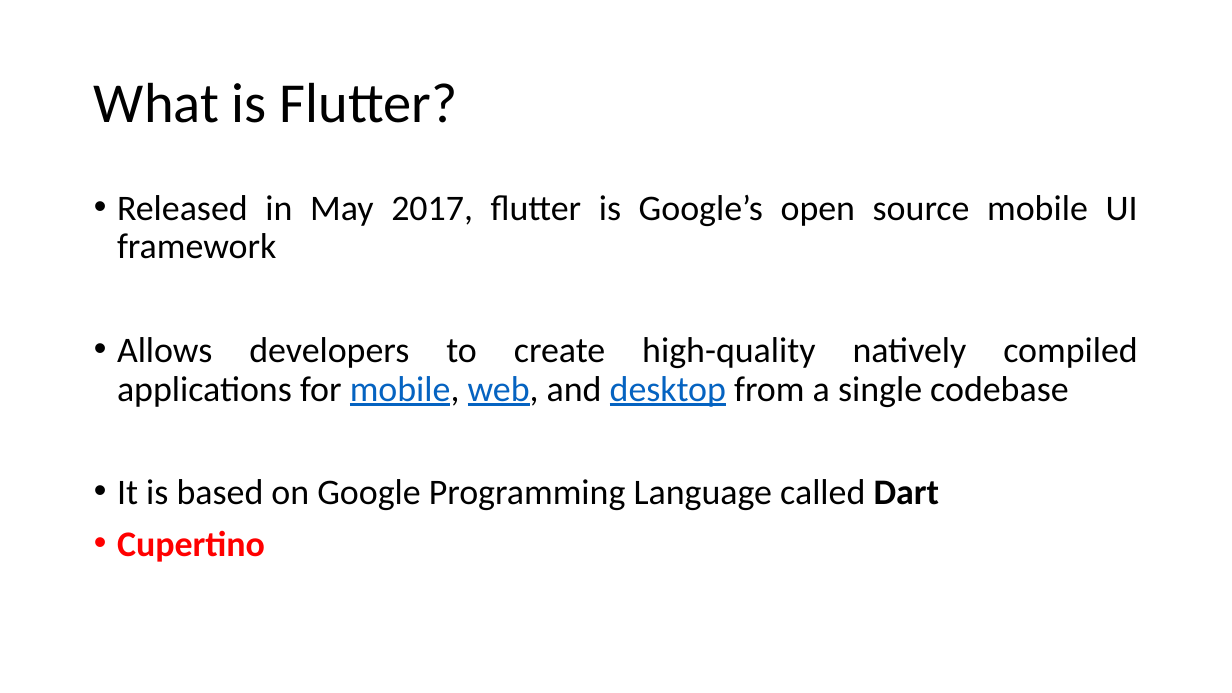
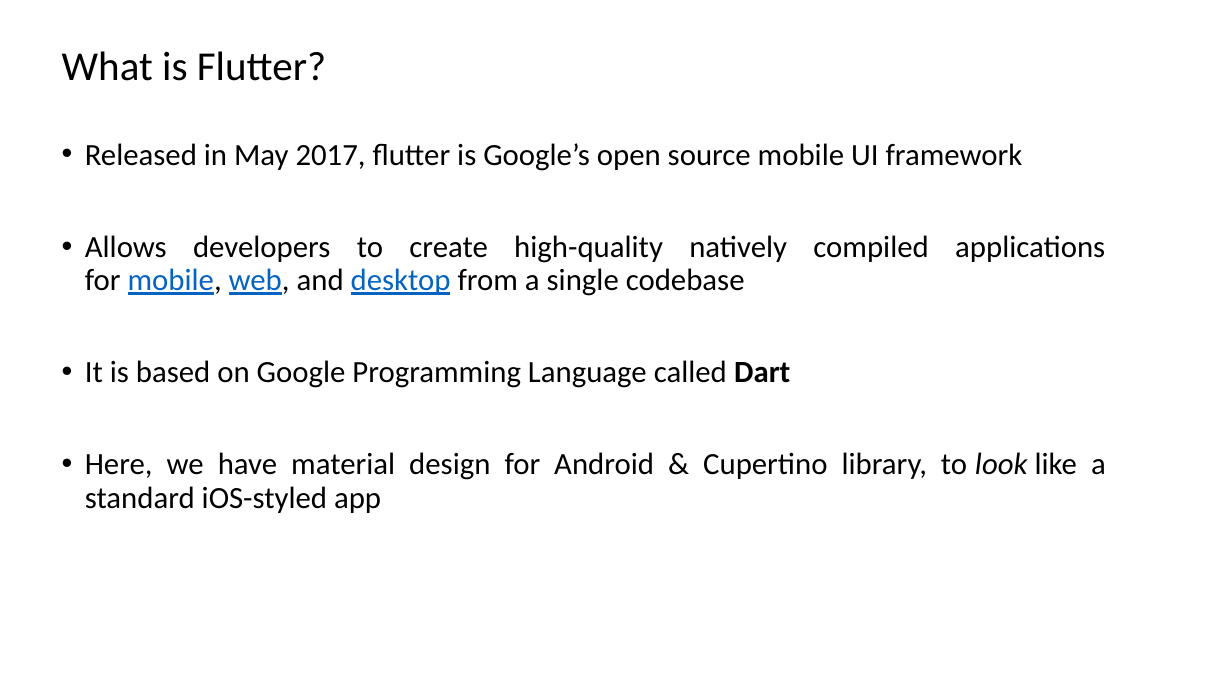
Before and after one commit to Anjy123/Flutter, a slide deck: slide 2 of Flutter features.pptx. Drawn at 1232x693 pixels with LibreOffice and Linux fonts; fonts in the diff are those of the drawing. Boxes give left, top, right and bottom in pixels: in the first picture for what was removed or moved away, otherwise in the second. Text is boxed around its words. In the diff, an @@ line names an element or a change of style, - is before the commit and + after.

```diff
--- a/Flutter features.pptx
+++ b/Flutter features.pptx
@@ title "What is Flutter?": place and size @@
-title "What is Flutter?" at box(94, 82, 458, 123)
+title "What is Flutter?" at box(62, 51, 326, 81)
@@ title "What is Flutter?" at box(62, 51, 326, 81): size 44 to 32 pt @@
@@ text "Released in May 2017, flutter ...": place and size @@
-text "Released in May 2017, flutter ..." at box(117, 195, 1138, 562)
+text "Released in May 2017, flutter ..." at box(85, 143, 1106, 513)
@@ text at box(85, 143, 1105, 388): size 28 to 24 pt in "Released in May 2017, flutter is Google’s ...", "Allows developers to create high-quality natively compiled ...", "It is based on Google Programming Language ..." @@
@@ text at box(85, 452, 1106, 513): text changed; size 28 to 24 pt; text colour #FF0000 to #000000; bold off @@
-• Cupertino
+• Here, we have material design for Android & Cupertino library, to look like a standard iOS-styled app
```
Also in this commit, not shown: 21 other slides changed, 1 slide added, 1 slide removed.
